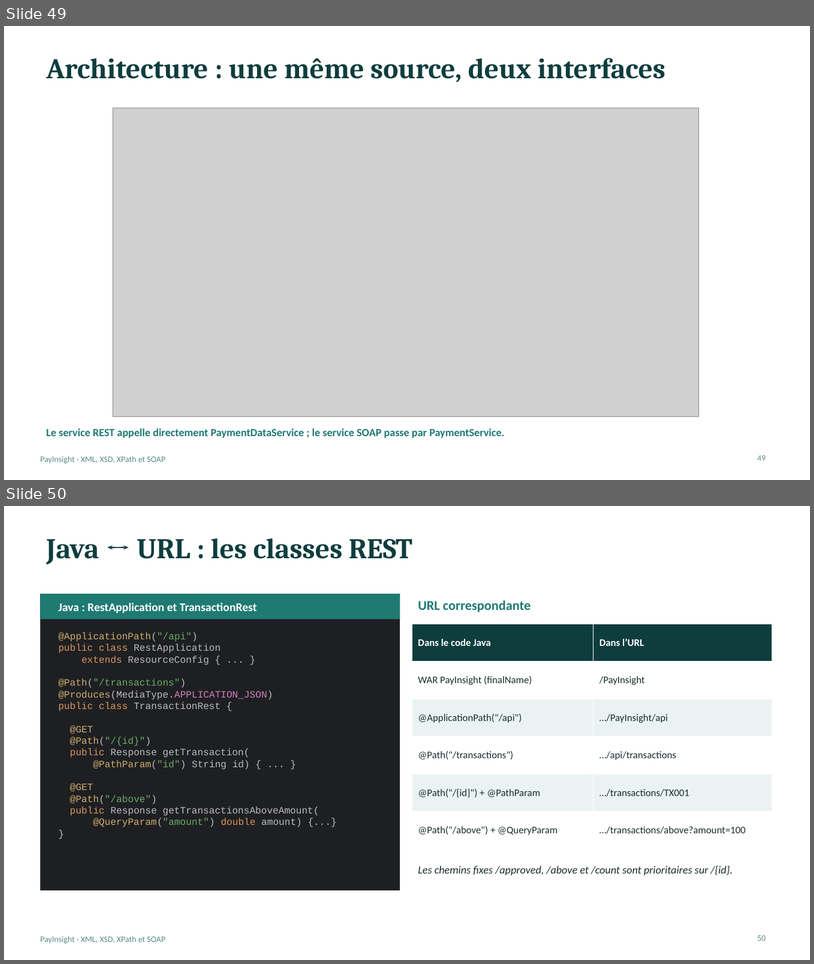
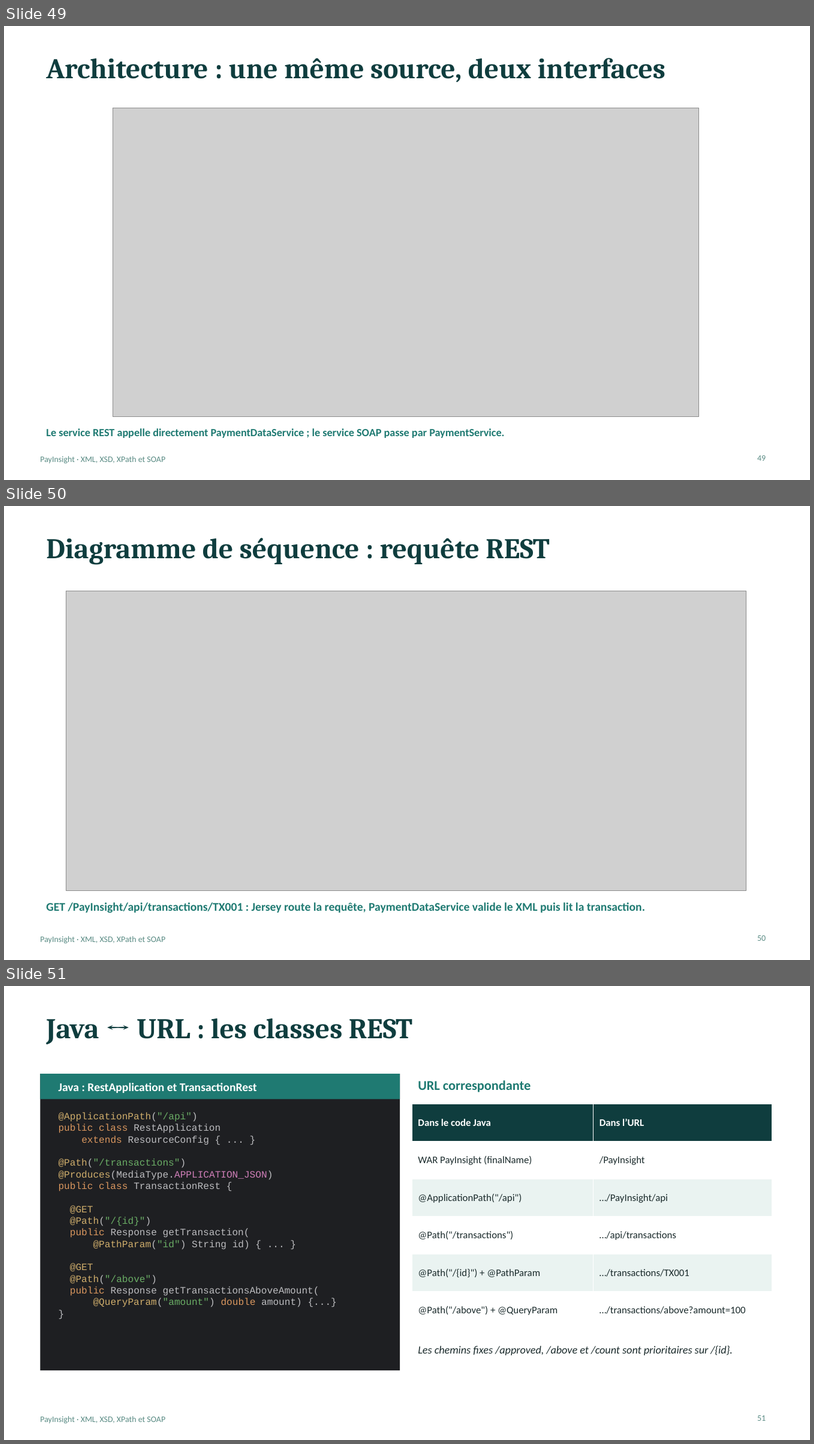
Before and after one commit to bouassidachayma/PayInsight, a slide deck: PayInsight_Presentation.pptx. Shown one above the other, each under a label of ours: slides 49 and 50 before the commit, slides 49, 50 and 51 after it. The pictures are 814x964 and 814x1444 pixels, drawn with LibreOffice and Linux fonts; fonts in the diff are those of the drawing; grey boxes stand for pictures. Boxes give left, top, right and bottom in pixels: in the first picture for what was removed or moved away, otherwise in the second. Text is boxed around its words. In the diff, an @@ line names an element or a change of style, - is before the commit and + after.

Commit message:
Integrate REST API with Jersey and add input validation

```diff
--- a/PayInsight_Presentation.pptx
+++ b/PayInsight_Presentation.pptx
@@ slide 50 added at (4, 506, 810, 960), background #FFFFFF; not listed: 1 template element that a slide beside it also shows @@
@@ title added at (46, 538, 549, 565), 34 pt, text #0F3D3E, bold @@
+Diagramme de séquence : requête REST
@@ picture added at (66, 591, 746, 890) @@
@@ text added at (46, 902, 645, 913), 14 pt, text #1F7A72, bold @@
+GET /PayInsight/api/transactions/TX001 : Jersey route la requête, PaymentDataService valide le XML puis lit la transaction.
@@ page number added at (758, 935, 766, 940), 10 pt, text #5B8C85 @@
+50
@@ what was slide 50 is now slide 51 @@
@@ page number at (758, 1415, 766, 1420): text changed @@
-50
+51
```
Also in this commit, not shown: 2 slides changed, 3 other files.
